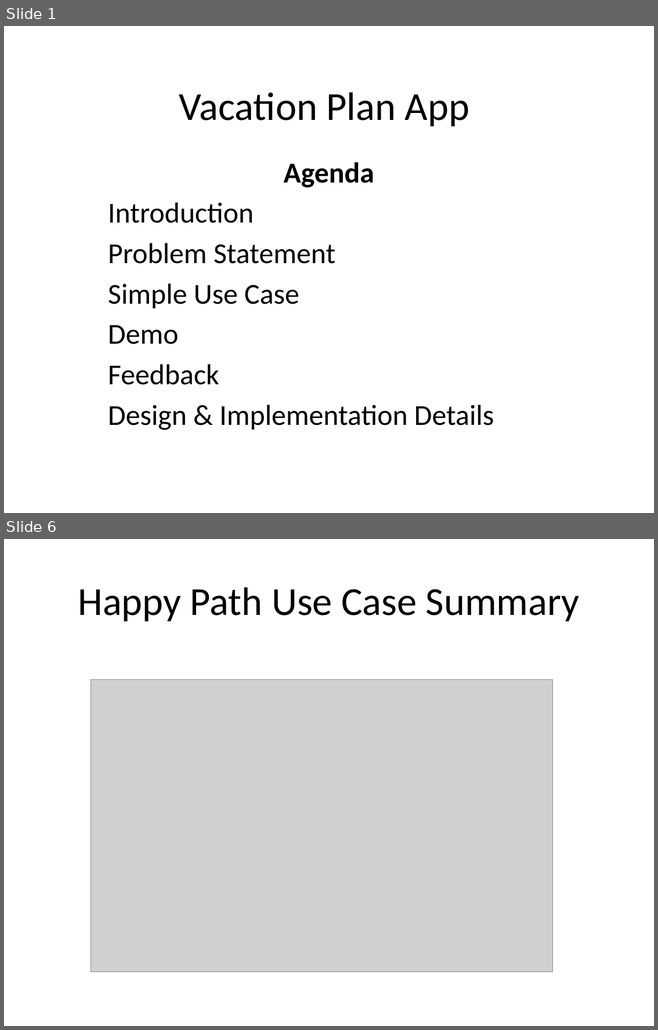
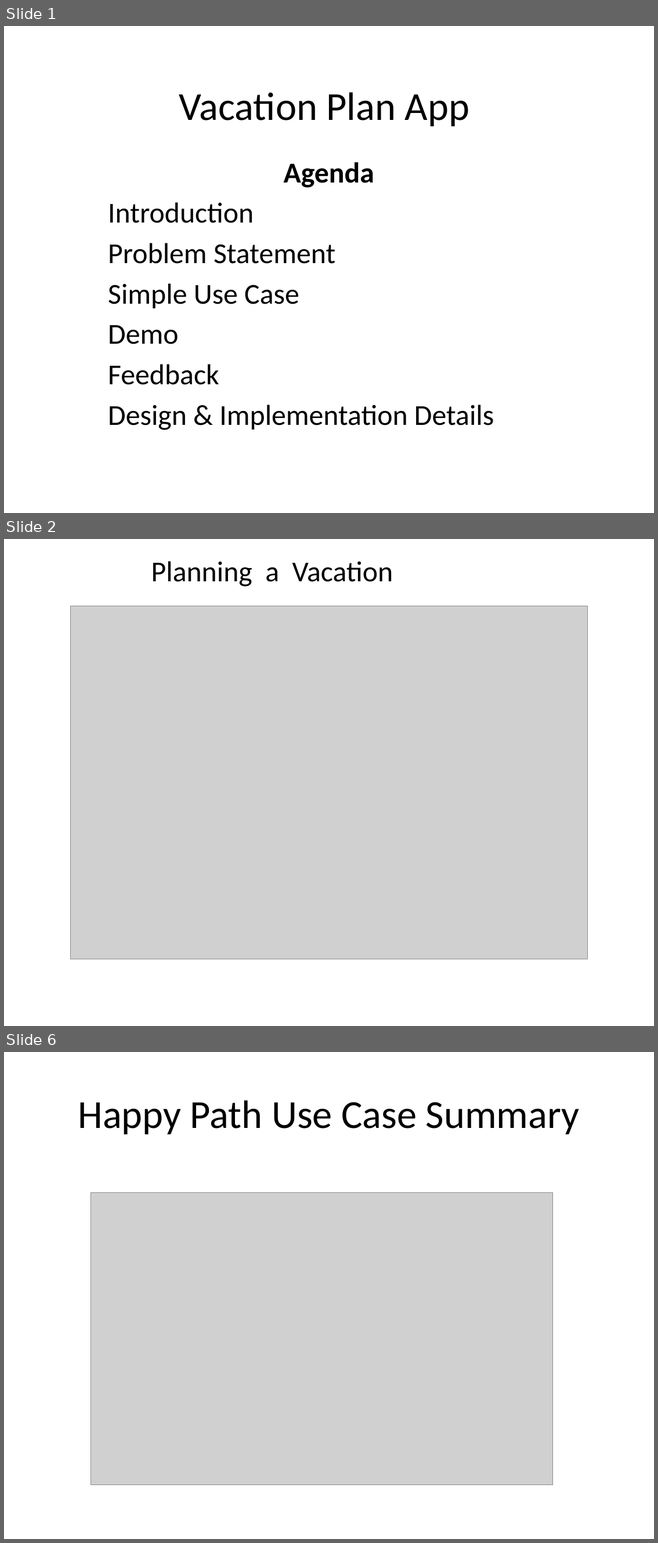
Before and after one commit to dreamer42/SEIS752-Vacation, a slide deck: docs/Presentation.pptx. Shown one above the other, each under a label of ours: slides 1 and 6 before the commit, slides 1, 2 and 6 after it; the slides between them are not shown. The pictures are 658x1030 and 658x1543 pixels, drawn with LibreOffice and Linux fonts; fonts in the diff are those of the drawing; grey boxes stand for pictures. Boxes give left, top, right and bottom in pixels: in the first picture for what was removed or moved away, otherwise in the second. Text is boxed around its words. In the diff, an @@ line names an element or a change of style, - is before the commit and + after.

```diff
--- a/docs/Presentation.pptx
+++ b/docs/Presentation.pptx
@@ slide 2 added at <box>4,539,654,1026</box>, background #FFFFFF @@
@@ text added at <box>151,561,393,587</box>, 32 pt, text #000000 @@
+Planning a Vacation
@@ picture added at <box>70,606,587,959</box> @@
```
Also in this commit, not shown: 2 slides changed, 4 other slides added, 3 slides removed, 1 other file.
